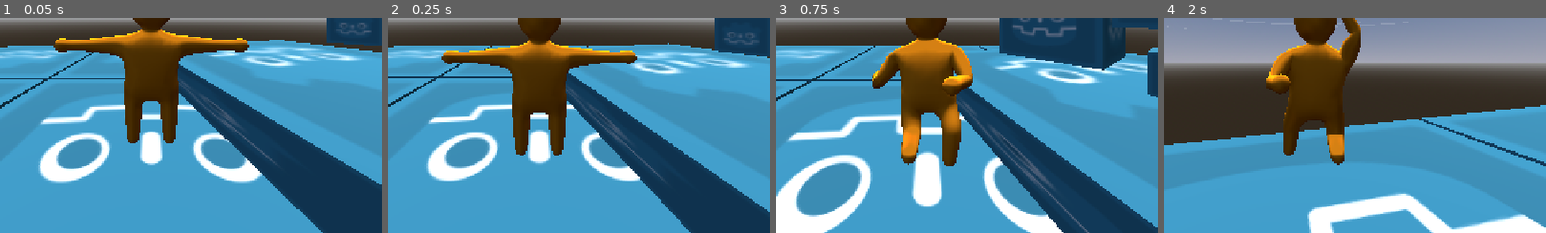
Above: before the commit, frames 1-4 (left to right).
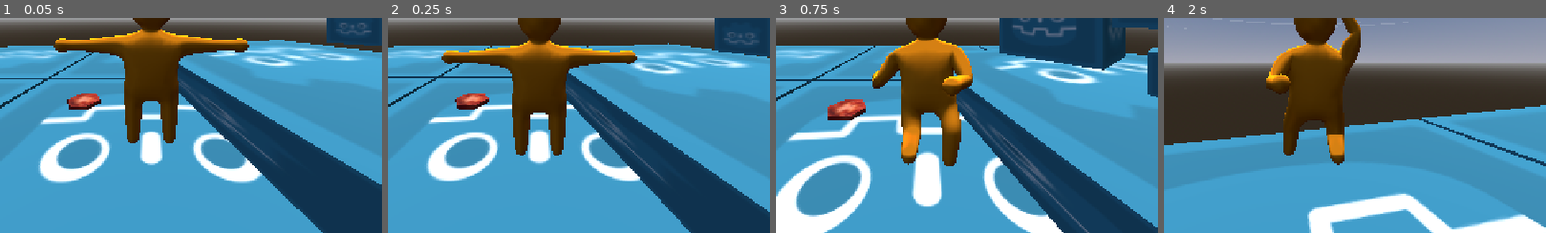
Above: after the commit, the same moments.

Repository: Lost-Rabbit-Digital/ChefWobbles
Game: Godot game, scene res://scenes/demo_scene.tscn
The game is run twice, just before and just after one commit, with the same random seed, the same clock (stepped at 60 frames per second) and the same inputs. Sound files missing from this copy of the repository are replaced by a short silence.
Inputs (mouse positions are % of the whole screen's width and height, from its top left):
- Up to frame 1 (0.05 s): no input
- Up to frame 2 (0.25 s): no input
- Up to frame 3 (0.75 s): move the mouse to (45, 70) at 0.52 s; press the mouse at (45, 70) at 0.53 s; hold W (move_forward) from 0.53 s (still down)
- Up to frame 4 (2 s): keep holding W (move_forward); tap Space (jump) at 0.77, 1.52 s; move the mouse to (57, 51) at 1.27 s; release the mouse at (57, 51) at 1.28 s; right-click (57, 51) at 1.35 s
The pictures show only the part of the screen within x 30-80%, y 50-100%; the shares and areas given below are measured in that part.

The runs differ from the first frame. In frame 1, 0.5% of the frame differs, in the area x 17-27%, y 35-43%; in frame 2, 0.5%; in frame 3, 0.8%, in the area x 13-24%, y 37-48%; in frame 4, nothing differs.

Commit message:
Modelled tomato slice

Diff:
--- a/godot_project/scenes/demo_scene.tscn
+++ b/godot_project/scenes/demo_scene.tscn
@@ -14,6 +14,7 @@
 [ext_resource type="AudioStream" uid="uid://c58316sy0yjlm" path="res://audio/music/Strange Worlds.ogg" id="12_akofh"]
 [ext_resource type="AudioStream" uid="uid://cyowywmbdvvh5" path="res://audio/music/Sunlight Through Leaves.ogg" id="13_ijjr1"]
 [ext_resource type="AudioStream" uid="uid://bmq805hd2t7ae" path="res://audio/music/Wanderers Tale.ogg" id="14_xjtv6"]
+[ext_resource type="ArrayMesh" uid="uid://fpvgo6c366fb" path="res://models/food/tomato_slice.obj" id="15_8iuhj"]
 
 [sub_resource type="Sky" id="Sky_67mw3"]
 sky_material = ExtResource("1_8iuhj")
@@ -292,3 +293,7 @@
 
 [node name="CollisionShape3D" type="CollisionShape3D" parent="Environment/Ground9"]
 shape = SubResource("BoxShape3D_kfml7")
+
+[node name="TomatoSlice" type="MeshInstance3D" parent="."]
+transform = Transform3D(1, 0, 0, 0, 1, 0, 0, 0, 1, -2.25189, 0.471393, -2.66768)
+mesh = ExtResource("15_8iuhj")
Not shown, added: godot_project/models/food/tomato_slice.mtl
Not shown, added: godot_project/models/food/tomato_slice.obj
Not shown, added: godot_project/models/food/tomato_slice.obj.import
Binary file added: godot_project/models/food/tomato_texture.png
Not shown, added: godot_project/models/food/tomato_texture.png.import
Not shown: 1 places in godot_project/scenes/demo_scene.tscn that only renumber resources
Not shown, added: blockbench_models/food/tomato_slice.bbmodel
